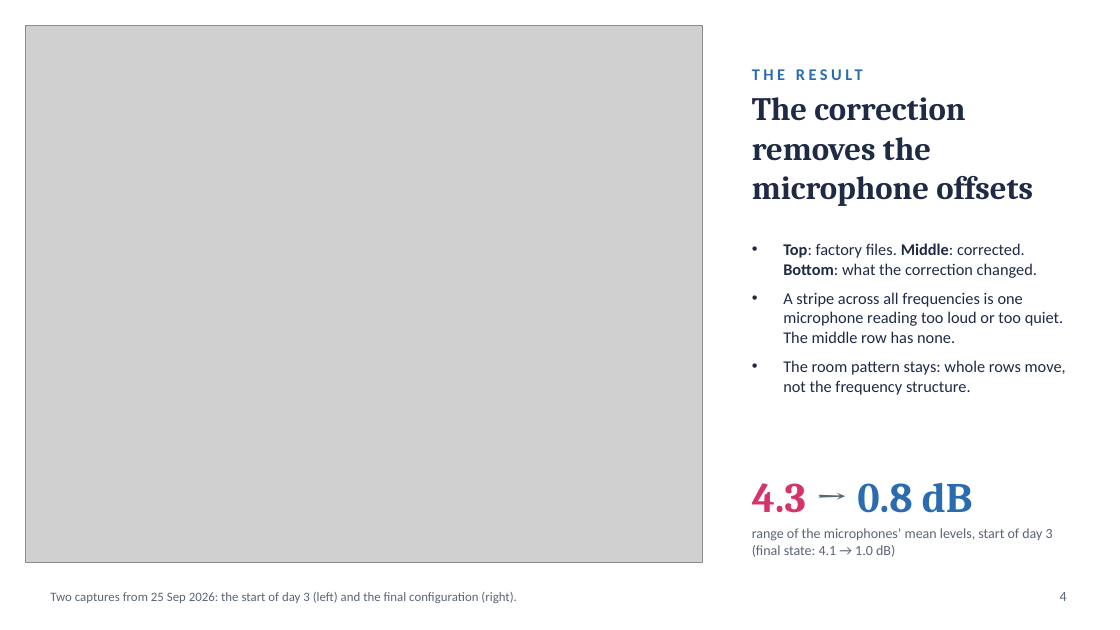
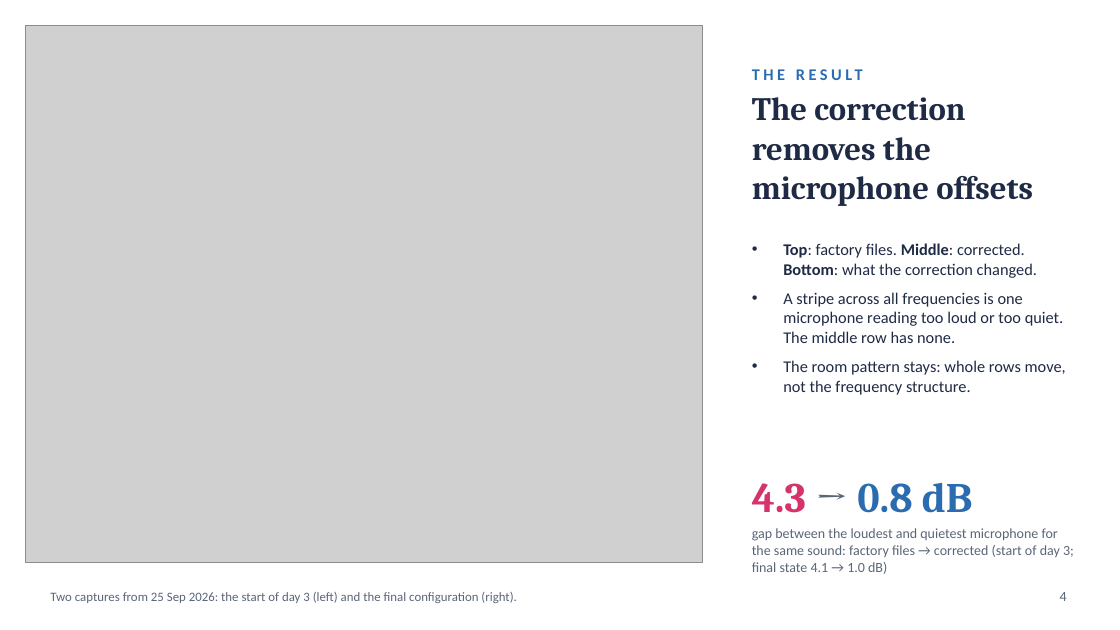
Before and after one commit to asdfgh0318/SoundVisualizer, a slide deck: slide 4 of docs/analysis/chamber-final-2026-10-01/slides/chamber-slides.pptx. Drawn at 1120x630 pixels with LibreOffice and Linux fonts; fonts in the diff are those of the drawing; grey boxes stand for pictures. Boxes give left, top, right and bottom in pixels: in the first picture for what was removed or moved away, otherwise in the second. Text is boxed around its words. In the diff, an @@ line names an element or a change of style, - is before the commit and + after.

```diff
--- a/docs/analysis/chamber-final-2026-10-01/slides/chamber-slides.pptx
+++ b/docs/analysis/chamber-final-2026-10-01/slides/chamber-slides.pptx
@@ text at (752, 528, 1074, 574): text changed @@
-range of the microphones’ mean levels, start of day 3 (final state: 4.1 → 1.0 dB)
+gap between the loudest and quietest microphone for the same sound: factory files → corrected (start of day 3; final state 4.1 → 1.0 dB)
```
Also in this commit, not shown: 4 other files.
